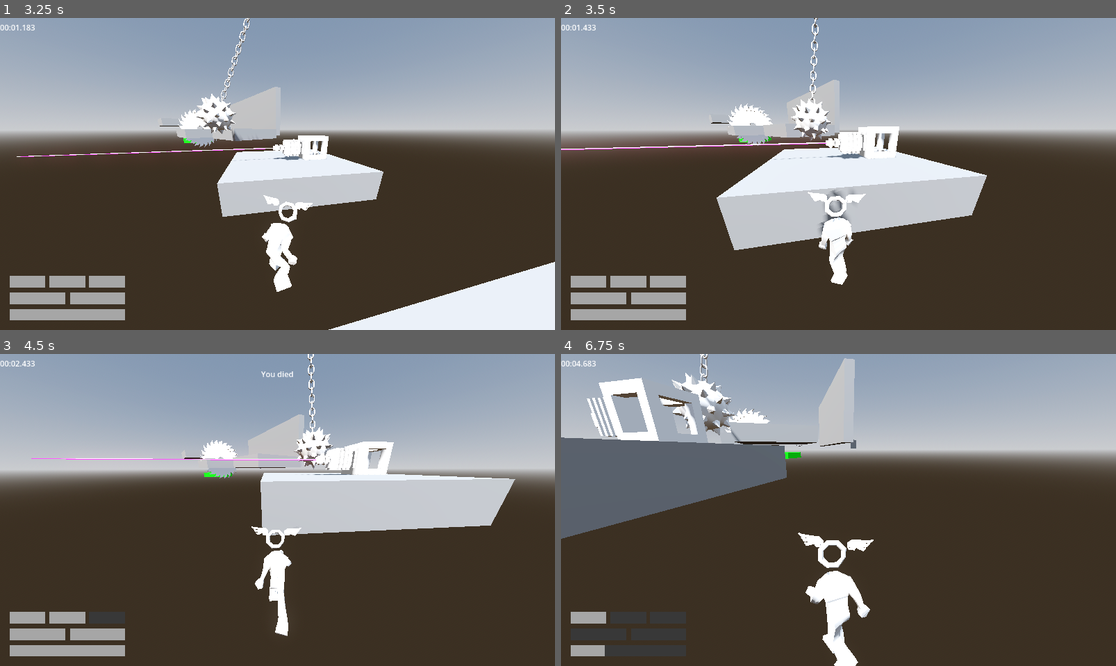
Above: before the commit, frames 1-4 (two rows, left to right).
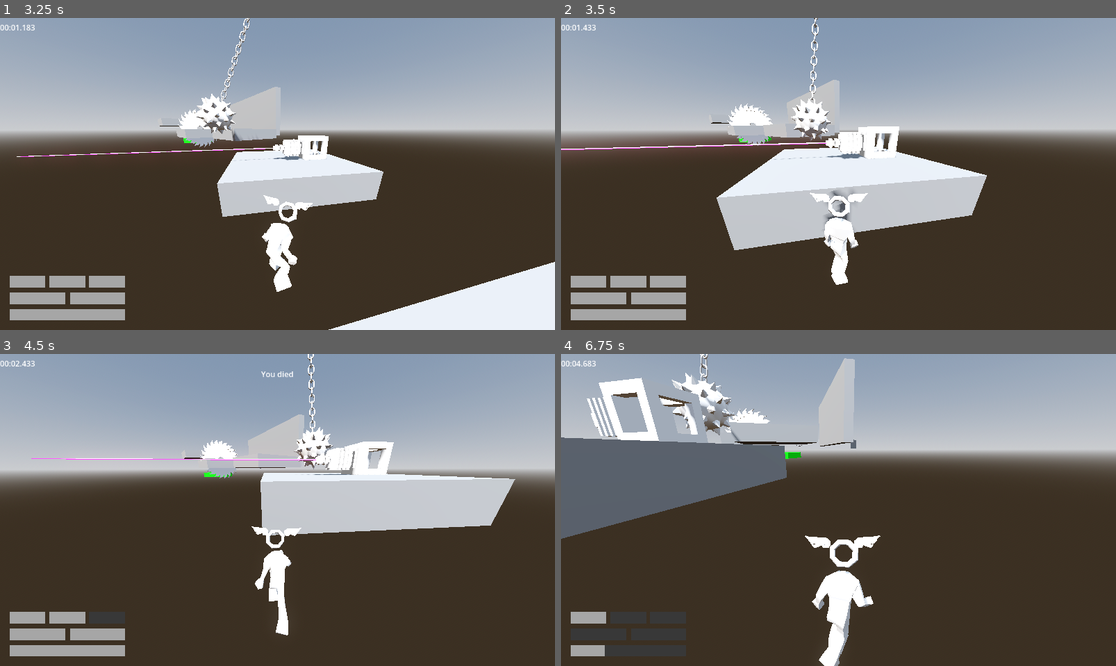
Above: after the commit, the same moments.

Repository: jpvds1/DDJD
Game: Godot game, scene res://scenes/game_controller.tscn
Same seed, same stepped clock (60 frames per second), same inputs: the game is played once before the commit and once after it. The engine's default icon, where the game draws it, is replaced by a stand-in: a white triangle on a blue panel in a dark square.
Inputs (mouse positions are in pixels of both pictures, inside the frame that each line leads up to):
- Up to frame 1 (3.25 s): click "Continue as Guest" at 0.5 s; click "Play" at 1.25 s; click "LEVEL 1" at 2 s; move the mouse to (305, 174) at 2.77 s; hold W (move_forwards) from 2.78 s (still down); hold Shift (sprint) from 2.78 s (still down); tap Space (jump) at 3.02 s
- Up to frame 2 (3.5 s): keep holding W (move_forwards); keep holding Shift (sprint)
- Up to frame 3 (4.5 s): keep holding W (move_forwards); move the mouse to (249, 510) at 3.52 s; release Shift (sprint) at 3.53 s; tap Q (dash) at 3.6 s; tap Space (jump) at 3.77 s; tap Shift (sprint) at 3.8 s; move the mouse to (288, 503) at 4.27 s; hold Shift (sprint) from 4.28 s (still down)
- Up to frame 4 (6.75 s): keep holding W (move_forwards); move the mouse to (832, 516) at 5.02 s; release Shift (sprint) at 5.03 s; tap Shift (sprint) at 5.1, 6.6 s; tap Space (jump) at 5.27, 6.02 s; move the mouse to (877, 513) at 5.77 s; hold Shift (sprint) 5.78-6.53 s; tap Q (dash) at 5.85 s; move the mouse to (794, 506) at 6.52 s

Frame 1 is identical in both runs. In frame 2, 0.6% of the frame differs, in the area x 44-56%, y 55-86%; in frame 3, less than 0.1%; in frame 4, 1.4%, in the area x 42-58%, y 57-100%.

Commit message:
fix(player): fix animation inconsistencies

Diff:
--- a/platformer-game/scenes/player/capsule_character.tscn
+++ b/platformer-game/scenes/player/capsule_character.tscn
@@ -19,10 +19,10 @@
 animation = &"player_sprint/backwards"
 
 [sub_resource type="AnimationNodeAnimation" id="AnimationNodeAnimation_1rnx0"]
+animation = &"player_sprint/right"
+
+[sub_resource type="AnimationNodeAnimation" id="AnimationNodeAnimation_1bcb6"]
 animation = &"player_sprint/left"
-
-[sub_resource type="AnimationNodeAnimation" id="AnimationNodeAnimation_1bcb6"]
-animation = &"player_sprint/right"
 
 [sub_resource type="AnimationNodeAnimation" id="AnimationNodeAnimation_c45w8"]
 animation = &"player_idle/idle"
@@ -34,10 +34,10 @@
 animation = &"player_walk/backwards"
 
 [sub_resource type="AnimationNodeAnimation" id="AnimationNodeAnimation_1ltg5"]
+animation = &"player_walk/right"
+
+[sub_resource type="AnimationNodeAnimation" id="AnimationNodeAnimation_am3k7"]
 animation = &"player_walk/left"
-
-[sub_resource type="AnimationNodeAnimation" id="AnimationNodeAnimation_am3k7"]
-animation = &"player_walk/right"
 
 [sub_resource type="AnimationNodeBlendSpace2D" id="AnimationNodeBlendSpace2D_h2b2i"]
 blend_point_0/node = SubResource("AnimationNodeAnimation_d66dr")
@@ -63,7 +63,7 @@
 animation = &"player_jump/jump"
 
 [sub_resource type="AnimationNodeBlendTree" id="AnimationNodeBlendTree_iwp50"]
-graph_offset = Vector2(-411.32993, 207.15746)
+graph_offset = Vector2(-355.77917, 202.21057)
 nodes/output/position = Vector2(500, 240)
 nodes/Movement/node = SubResource("AnimationNodeBlendSpace2D_h2b2i")
 nodes/Movement/position = Vector2(40, 180)
@@ -153,32 +153,37 @@
 script = ExtResource("3_d66dr")
 
 [node name="Skeleton3D" parent="Visuals/Armature" parent_id_path=PackedInt32Array(1845075672, 1978781392) index="0" unique_id=208187525]
-bones/0/position = Vector3(4.6688123, -0.44994688, -71.701584)
-bones/0/rotation = Quaternion(-0.71915704, -0.045970317, 0.008560895, 0.6932723)
-bones/1/rotation = Quaternion(0.012726552, 0.002546057, -0.0047502466, 0.9999045)
-bones/2/rotation = Quaternion(0.017698681, -0.018472318, -0.004422215, 0.999663)
-bones/3/rotation = Quaternion(0.017857797, -0.018495016, -0.0038239046, 0.9996622)
-bones/4/rotation = Quaternion(0.0071838205, 0.0014305743, 0.008694993, 0.9999354)
-bones/5/rotation = Quaternion(0.052880075, -0.016500972, 0.047316592, 0.9973428)
-bones/7/rotation = Quaternion(0.5727132, 0.41742003, -0.5731934, 0.41135082)
-bones/8/position = Vector3(5.8269643e-07, 12.347598, 5.5259097e-06)
-bones/8/rotation = Quaternion(0.41960722, 0.1971563, 0.1615326, 0.87118673)
-bones/9/rotation = Quaternion(-0.017753314, -7.363177e-05, 0.2511848, 0.96777636)
-bones/11/rotation = Quaternion(0.6469367, -0.370238, 0.5185715, 0.41890383)
-bones/12/rotation = Quaternion(0.40159783, -0.1503032, -0.1544976, 0.8900892)
-bones/13/rotation = Quaternion(0.011195668, -1.4582193e-05, -0.26435357, 0.96436095)
-bones/14/position = Vector3(-8.046627e-07, 20.167395, -2.1746382e-06)
-bones/15/rotation = Quaternion(0.042126816, 0.09745473, 0.9943044, -0.009318555)
-bones/16/rotation = Quaternion(-0.28687677, -0.08222654, -0.0010994492, 0.9544314)
-bones/17/rotation = Quaternion(0.54035574, -0.03107188, 0.04326327, 0.83974916)
-bones/18/rotation = Quaternion(0.3851802, -0.015953567, 0.006664714, 0.9226794)
-bones/20/rotation = Quaternion(-0.13393702, 0.08958704, 0.9842436, 0.0727995)
-bones/21/rotation = Quaternion(-0.18853147, 0.034210388, -0.0028055487, 0.9814672)
-bones/22/rotation = Quaternion(0.4327924, -0.006430903, 0.06758334, 0.8989337)
-bones/23/rotation = Quaternion(0.38944286, 0.015790725, -0.006685348, 0.920891)
+bones/0/position = Vector3(-0.07521925, 1.2917914, -69.40106)
+bones/0/rotation = Quaternion(-0.6919055, -0.0599103, 0.0666522, 0.7164043)
+bones/1/rotation = Quaternion(0.08641484, -0.0038118125, -0.0026067449, 0.9962486)
+bones/2/rotation = Quaternion(0.040219184, 0.00079742365, -0.00078805146, 0.9991903)
+bones/3/rotation = Quaternion(0.03979236, 0.0011619623, -0.00040282364, 0.99920726)
+bones/4/rotation = Quaternion(0.0038232922, 0.012437198, 0.0060394374, 0.9998971)
+bones/5/rotation = Quaternion(-0.1108162, 0.059356812, -0.029678103, 0.99162287)
+bones/7/position = Vector3(5.111099, 10.362189, 0.08809808)
+bones/7/rotation = Quaternion(0.6628648, 0.31379375, -0.5816418, 0.35190427)
+bones/8/position = Vector3(4.17548e-06, 12.347593, 8.129595e-06)
+bones/8/rotation = Quaternion(0.1912435, 0.048112497, -0.045712452, 0.9792965)
+bones/9/position = Vector3(4.593014e-06, 18.454205, 1.0978752e-06)
+bones/9/rotation = Quaternion(-0.048447892, 0.0012922208, 0.6789401, 0.7325923)
+bones/11/position = Vector3(-5.111103, 10.362396, -0.092902586)
+bones/11/rotation = Quaternion(0.6552274, -0.30912533, 0.60256743, 0.3347104)
+bones/12/position = Vector3(-5.9841705e-06, 12.347599, -8.154101e-07)
+bones/12/rotation = Quaternion(0.3302825, -0.04496567, 0.18552841, 0.92437583)
+bones/13/position = Vector3(-7.2463126e-07, 18.452003, 2.7554495e-06)
+bones/13/rotation = Quaternion(0.018830575, -0.00066942954, -0.44713536, 0.8942678)
+bones/14/position = Vector3(3.6533947e-06, 20.167397, 9.5196634e-07)
+bones/15/rotation = Quaternion(-0.0019452358, 0.122814775, 0.9902962, -0.065010056)
+bones/16/rotation = Quaternion(-0.5094734, 0.025734304, 0.01162319, 0.8600231)
+bones/17/rotation = Quaternion(0.41392413, -0.01773712, -0.05107789, 0.9087042)
+bones/18/rotation = Quaternion(0.61703795, -0.0018228004, 0.012539811, 0.7868314)
+bones/20/rotation = Quaternion(-0.041472964, 0.29098988, 0.9551846, 0.035034094)
+bones/21/rotation = Quaternion(-0.22580461, 0.005203059, 0.022439158, 0.97390026)
+bones/22/rotation = Quaternion(0.3820745, 0.012688075, 0.032284014, 0.9234804)
+bones/23/rotation = Quaternion(0.39175087, 0.015780233, -0.0067529385, 0.91991127)
 
 [node name="BoneAttachment3D" type="BoneAttachment3D" parent="Visuals/Armature/Skeleton3D" index="6" unique_id=1249076375]
-transform = Transform3D(0.9817166, -0.059958853, -0.1806589, 0.18819954, 0.16351818, 0.9684229, -0.028524494, -0.9847165, 0.17181271, 7.801243, 0.7638593, -121.42534)
+transform = Transform3D(0.9994339, 0.0018092059, -0.03359759, 0.03293153, 0.1521267, 0.9878123, 0.0068982393, -0.98835945, 0.151981, -2.475516, 13.704194, -117.27624)
 bone_name = "mixamorig_Head"
 bone_idx = 5
 
--- a/platformer-game/scripts/player/capsule_character.gd
+++ b/platformer-game/scripts/player/capsule_character.gd
@@ -609,7 +609,7 @@
 
 	var target_roll := 0.0
 	if is_wall_running:
-		target_roll = deg_to_rad(WALL_RUN_VISUAL_TILT_DEGREES) * -float(current_wall_side)
+		target_roll = deg_to_rad(WALL_RUN_VISUAL_TILT_DEGREES) * float(current_wall_side)
 
 	visuals.rotation.z = lerp_angle(
 		visuals.rotation.z,
